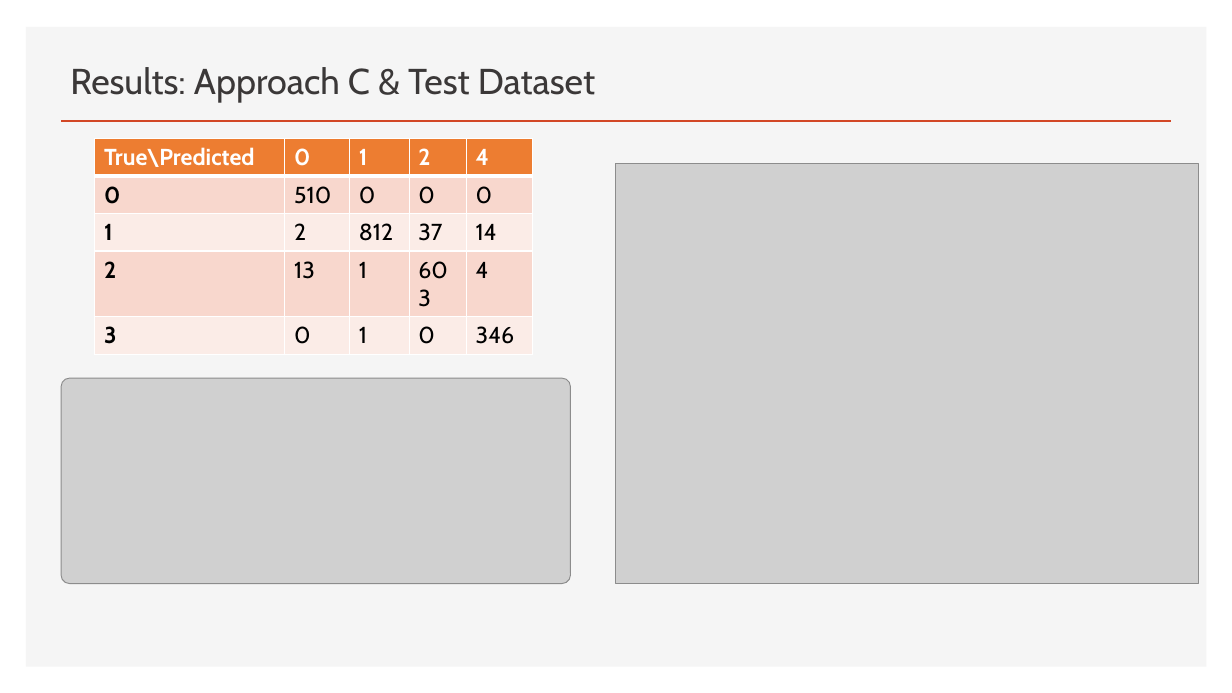
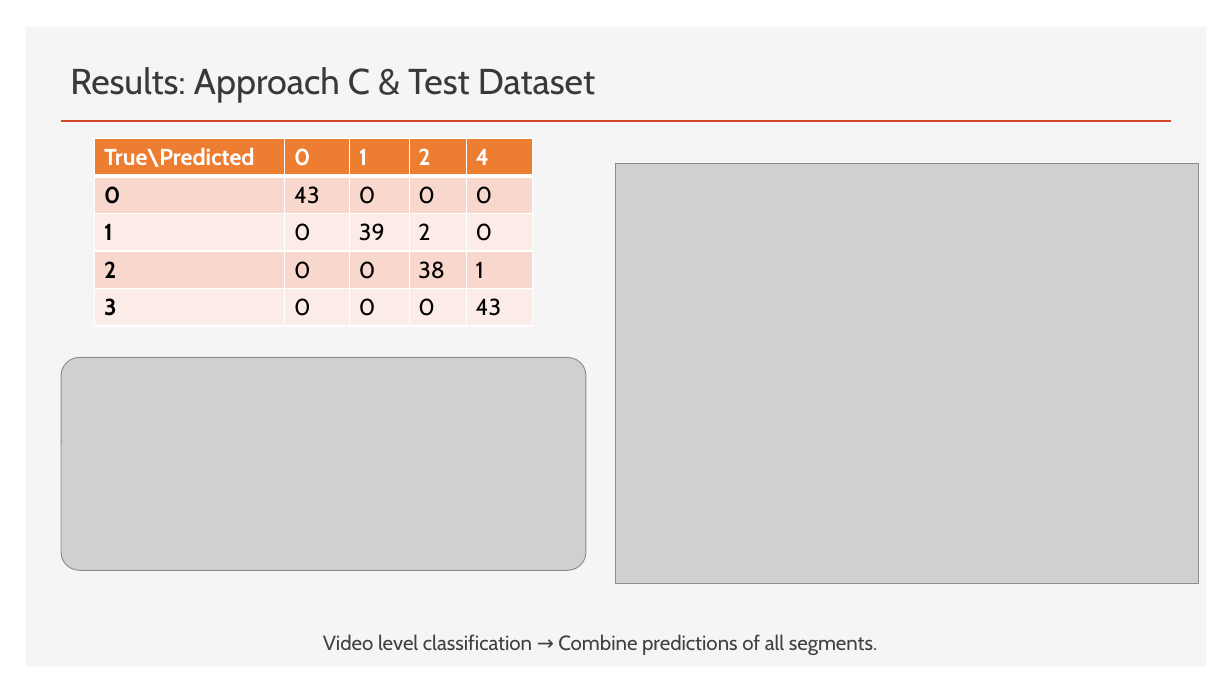
Before and after one commit to gbatsis/actRec, a slide deck: slide 23 of Video Classification using Deep Learning.pptx. Drawn at 1232x693 pixels with LibreOffice and Linux fonts; fonts in the diff are those of the drawing; grey boxes stand for pictures; background and template pictures are left out. Boxes give left, top, right and bottom in pixels: in the first picture for what was removed or moved away, otherwise in the second. Text is boxed around its words. In the diff, an @@ line names an element or a change of style, - is before the commit and + after.

```diff
--- a/Video Classification using Deep Learning.pptx
+++ b/Video Classification using Deep Learning.pptx
@@ table at [95, 139, 532, 323] @@
-row 2, column 2: 510
+row 2, column 2: 43
-row 3: 1 | 2 | 812 | 37 | 14
+row 3: 1 | 0 | 39 | 2 | 0
-row 4: 2 | 13 | 1 | 603 | 4
+row 4: 2 | 0 | 0 | 38 | 1
-row 5, column 3: 1
+row 5, column 3: 0
-row 5, column 5: 346
+row 5, column 5: 43
@@ picture: place and size @@
-picture at [61, 378, 570, 583]
+picture at [61, 358, 586, 570]
@@ text added at [323, 634, 877, 655], 16 pt, text #404040 @@
+Video level classification → Combine predictions of all segments.
```
Also in this commit, not shown: 1 other slide changed, 1 slide added, 4 other files.
